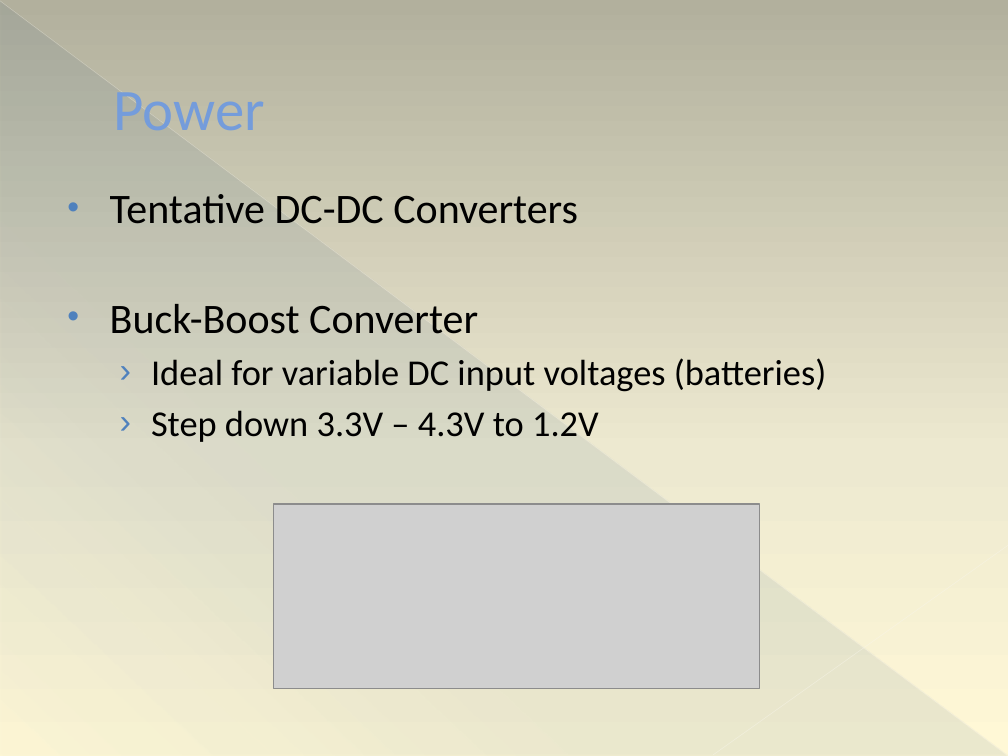
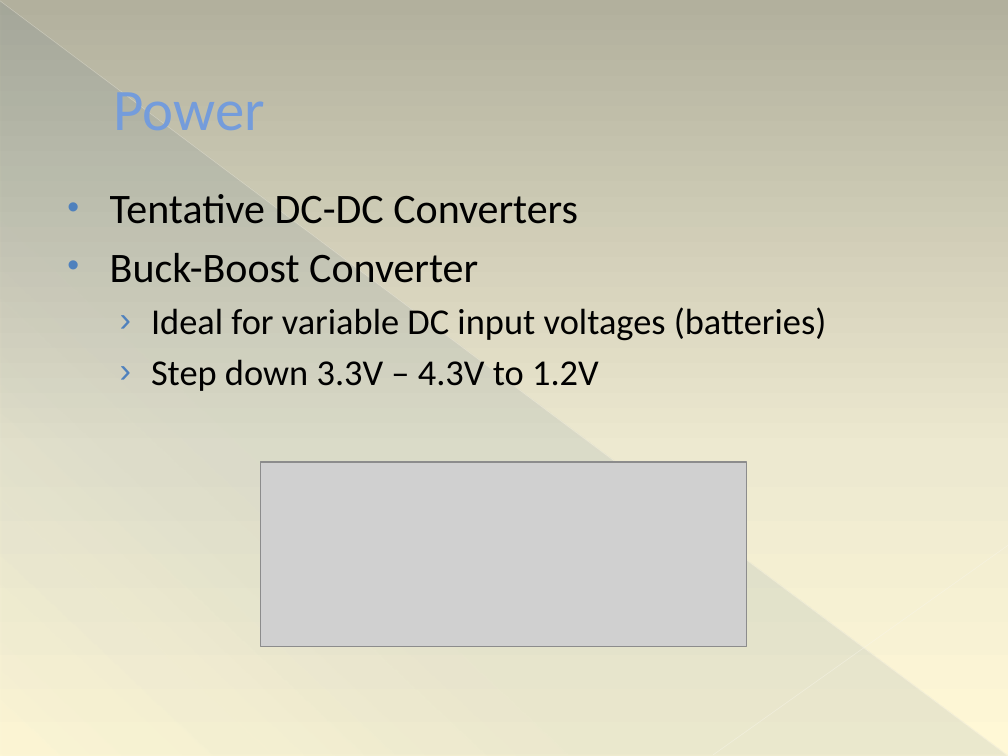
Before and after one commit to ttetelin/eyecu, a slide deck: slide 21 of PDR/PDR.pptx (slide 18 before the commit). Drawn at 1008x756 pixels with LibreOffice and Linux fonts; fonts in the diff are those of the drawing; grey boxes stand for pictures. Boxes give left, top, right and bottom in pixels: in the first picture for what was removed or moved away, otherwise in the second. Text is boxed around its words. In the diff, an @@ line names an element or a change of style, - is before the commit and + after.

```diff
--- a/PDR/PDR.pptx
+++ b/PDR/PDR.pptx
@@ text "Tentative DC-DC Converters" rewrapped from (110,194,826,442) to (110,194,826,391) @@
@@ picture: place and size @@
-picture at (274,504,760,688)
+picture at (260,462,746,646)
```
Also in this commit, not shown: 14 other slides changed, 4 slides added.
